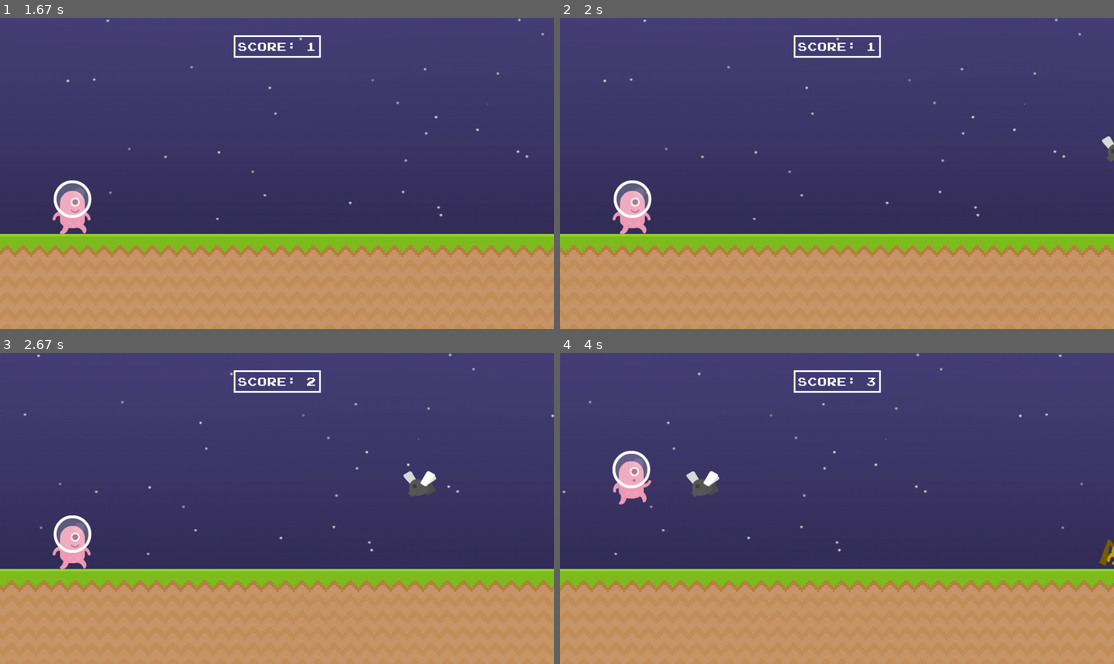
Above: before the commit, frames 1-4 (two rows, left to right).
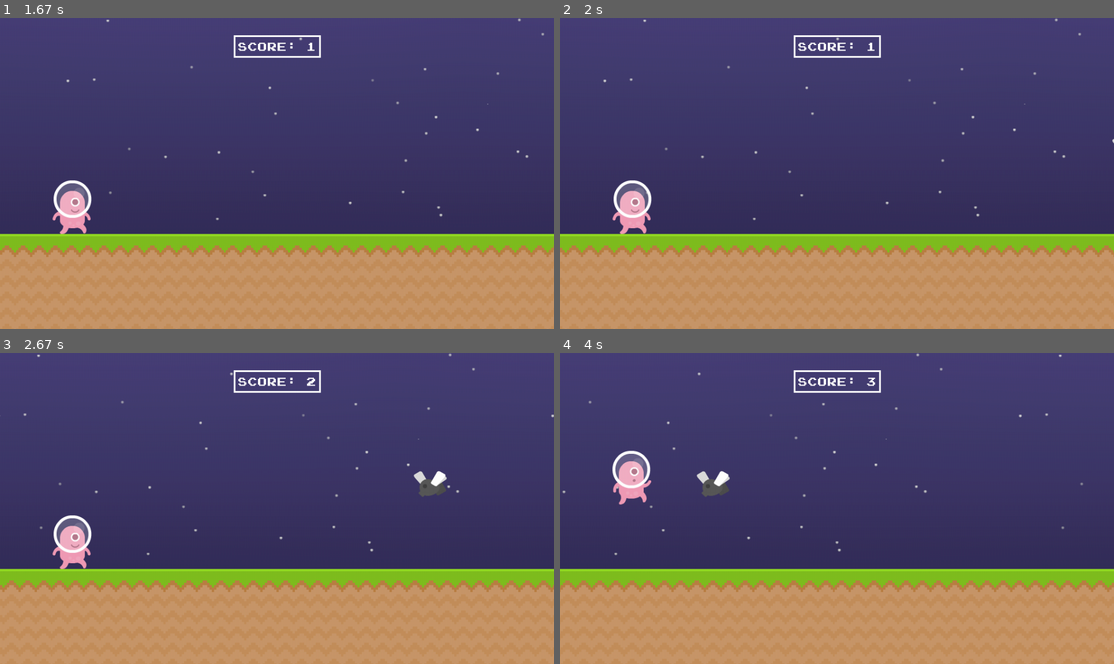
Above: after the commit, the same moments.

Repository: jakubvod/pygame_game
Game: pygame game, started from alien_run.py
Same seed, same stepped clock (60 frames per second), same inputs: the game is played once before the commit and once after it.
Inputs:
- Up to frame 1 (1.67 s): tap Space at 0.33 s
- Up to frame 2 (2 s): no input
- Up to frame 3 (2.67 s): no input
- Up to frame 4 (4 s): tap Space at 3.17, 3.57, 3.87 s

Frame 1 is identical in both runs. In frame 2, 0.1% of the frame differs, in the area x 97-100%, y 37-47%; in frame 3, 0.4%; in frame 4, 0.5%, in the area x 22-100%, y 37-69%.

Commit message:
slower obstacle spawn rate

Diff:
--- a/alien_run.py
+++ b/alien_run.py
@@ -258,7 +258,7 @@
 
 # Timers
 obstacle_timer = pygame.USEREVENT + 1
-obstacle_timer_speed = 1850
+obstacle_timer_speed = 1900
 obstacle_timer_offset = 0
 pygame.time.set_timer(obstacle_timer, obstacle_timer_speed + obstacle_timer_offset)
 
